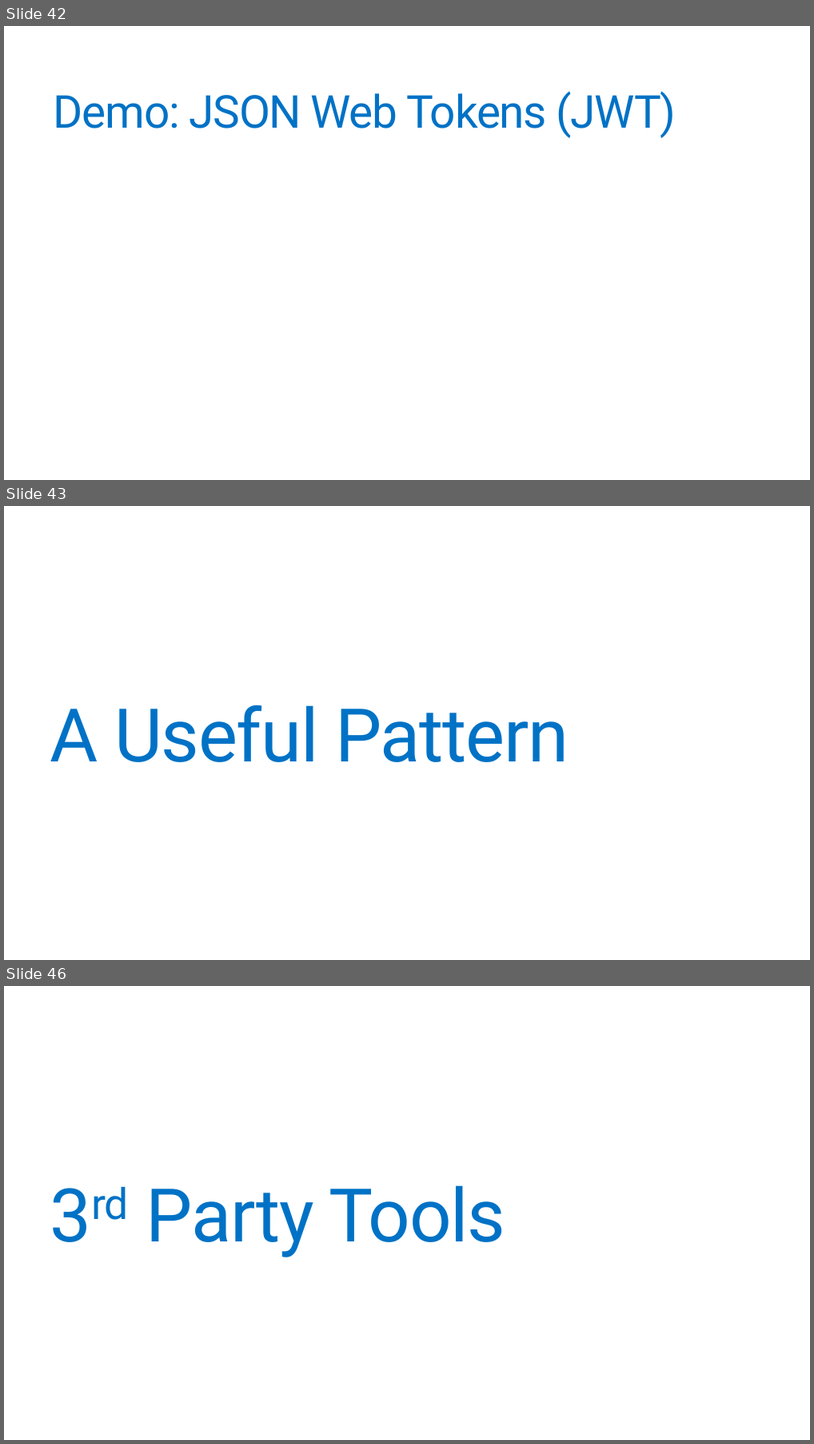
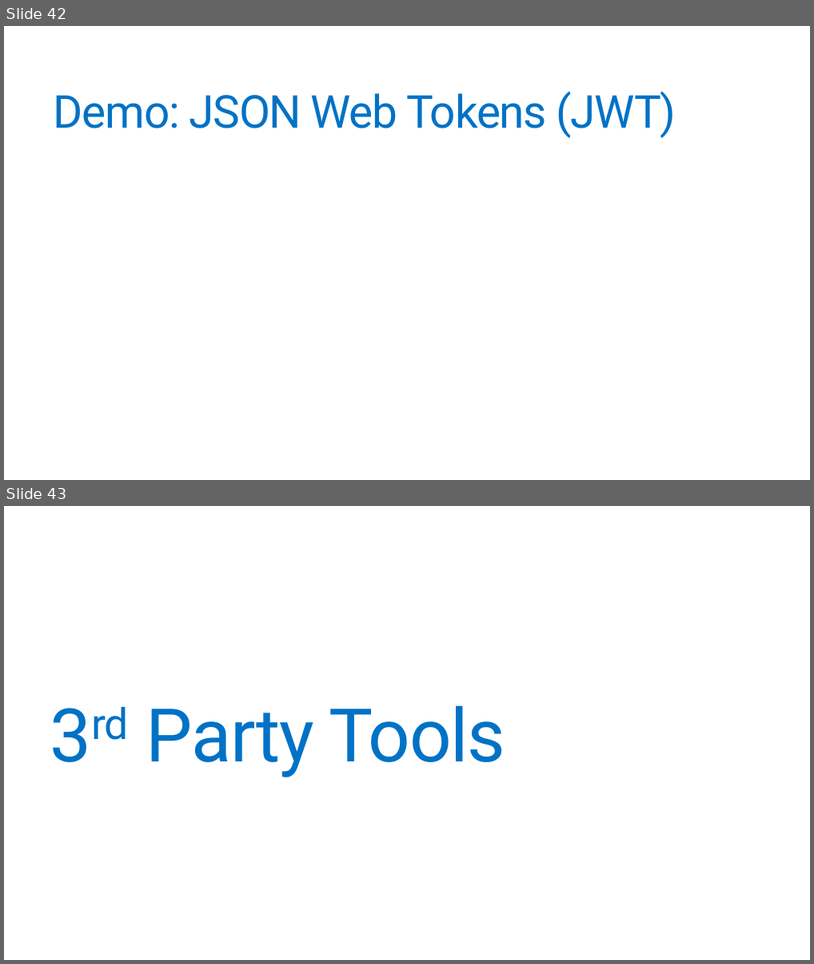
Before and after one commit to jonathantower/dotnet-apis, a slide deck: slides.pptx. Shown one above the other, each under a label of ours: slides 42, 43 and 46 before the commit, slides 42 and 43 after it; the slides between them are not shown. The pictures are 814x1444 and 814x964 pixels, drawn with LibreOffice and Linux fonts; fonts in the diff are those of the drawing. Boxes give left, top, right and bottom in pixels: in the first picture for what was removed or moved away, otherwise in the second. Text is boxed around its words. In the diff, an @@ line names an element or a change of style, - is before the commit and + after.

```diff
--- a/slides.pptx
+++ b/slides.pptx
@@ slide 43 removed at (x1=4, y1=506, x2=810, y2=960), background #FFFFFF @@
@@ title removed at (x1=50, y1=704, x2=569, y2=762) @@
-A Useful Pattern
@@ what was slide 46 is now slide 43 @@
```
Also in this commit, not shown: 8 slides changed, 7 slides added, 9 other slides removed.
